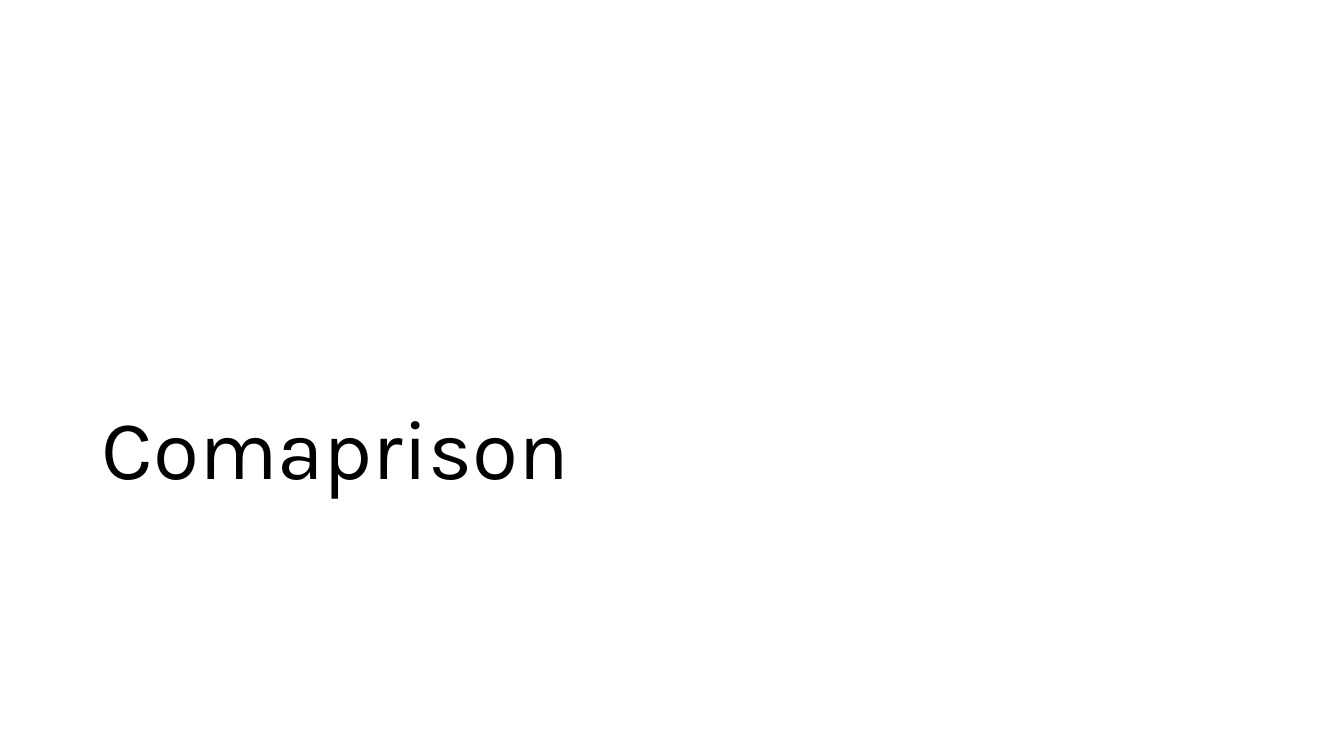
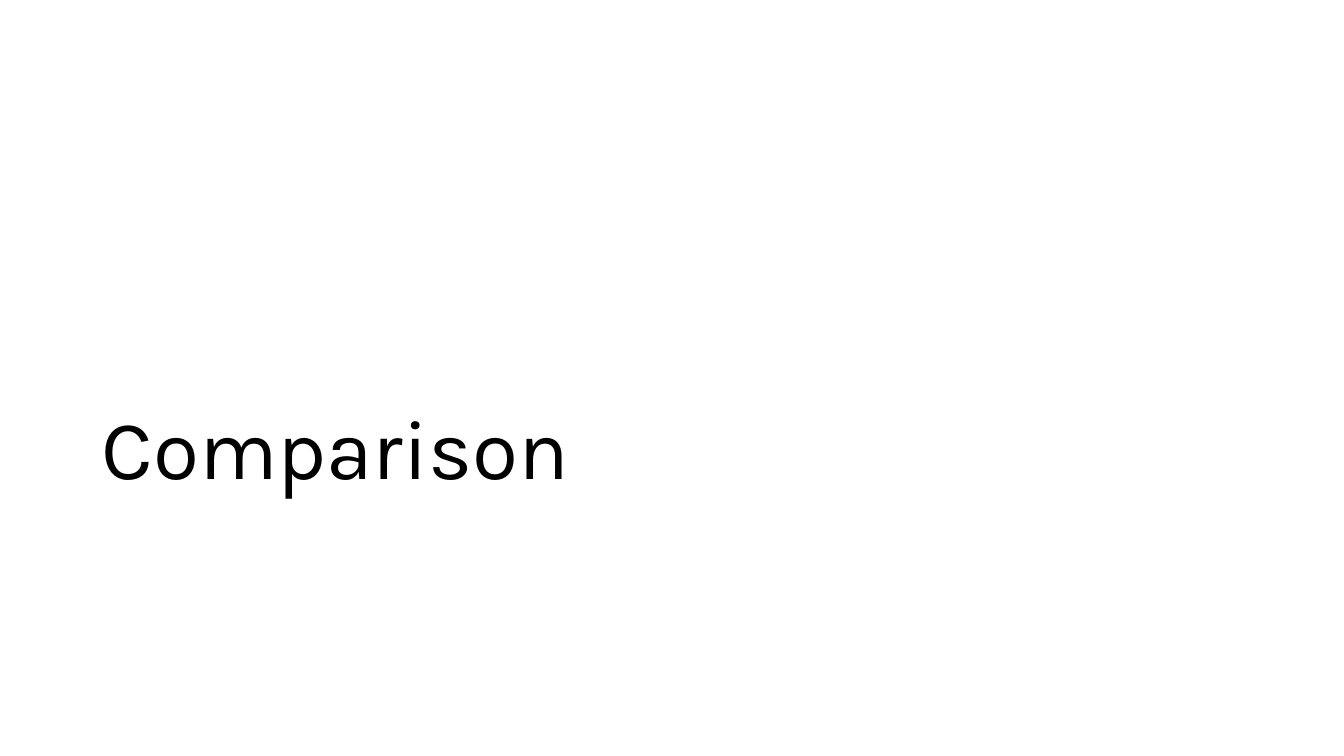
Before and after one commit to mhahsler/Introduction_to_Reinforcement_Learning, a slide deck: slide 17 of slides/Lecture_Chapter06.pptx. Drawn at 1344x756 pixels with LibreOffice and Linux fonts; fonts in the diff are those of the drawing. Boxes give left, top, right and bottom in pixels: in the first picture for what was removed or moved away, otherwise in the second. Text is boxed around its words. In the diff, an @@ line names an element or a change of style, - is before the commit and + after.

```diff
--- a/slides/Lecture_Chapter06.pptx
+++ b/slides/Lecture_Chapter06.pptx
@@ title at <box>102,421,569,499</box>: text changed @@
-Comaprison
+Comparison
```
Also in this commit, not shown: 2 other slides changed, 21 other files.
